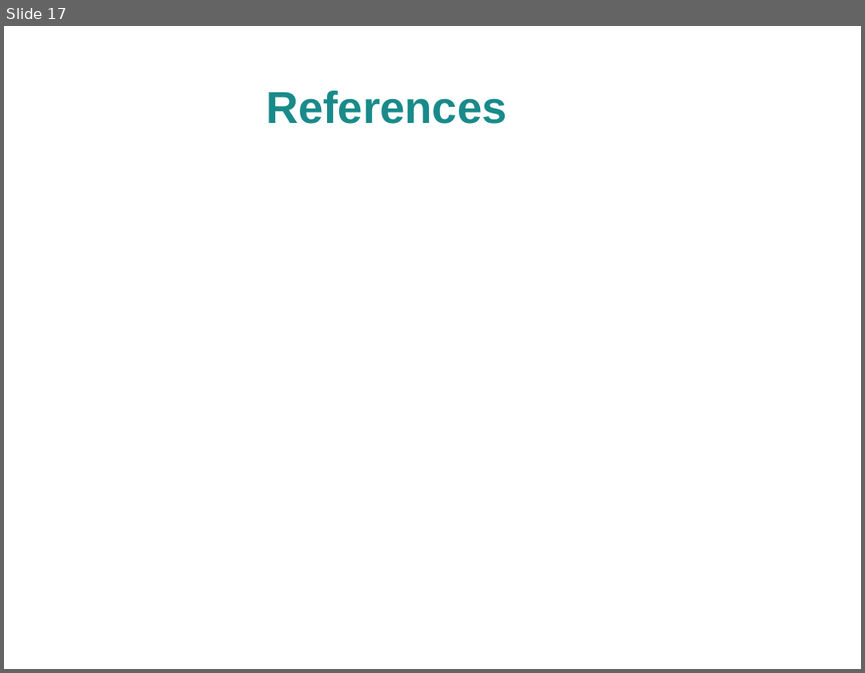
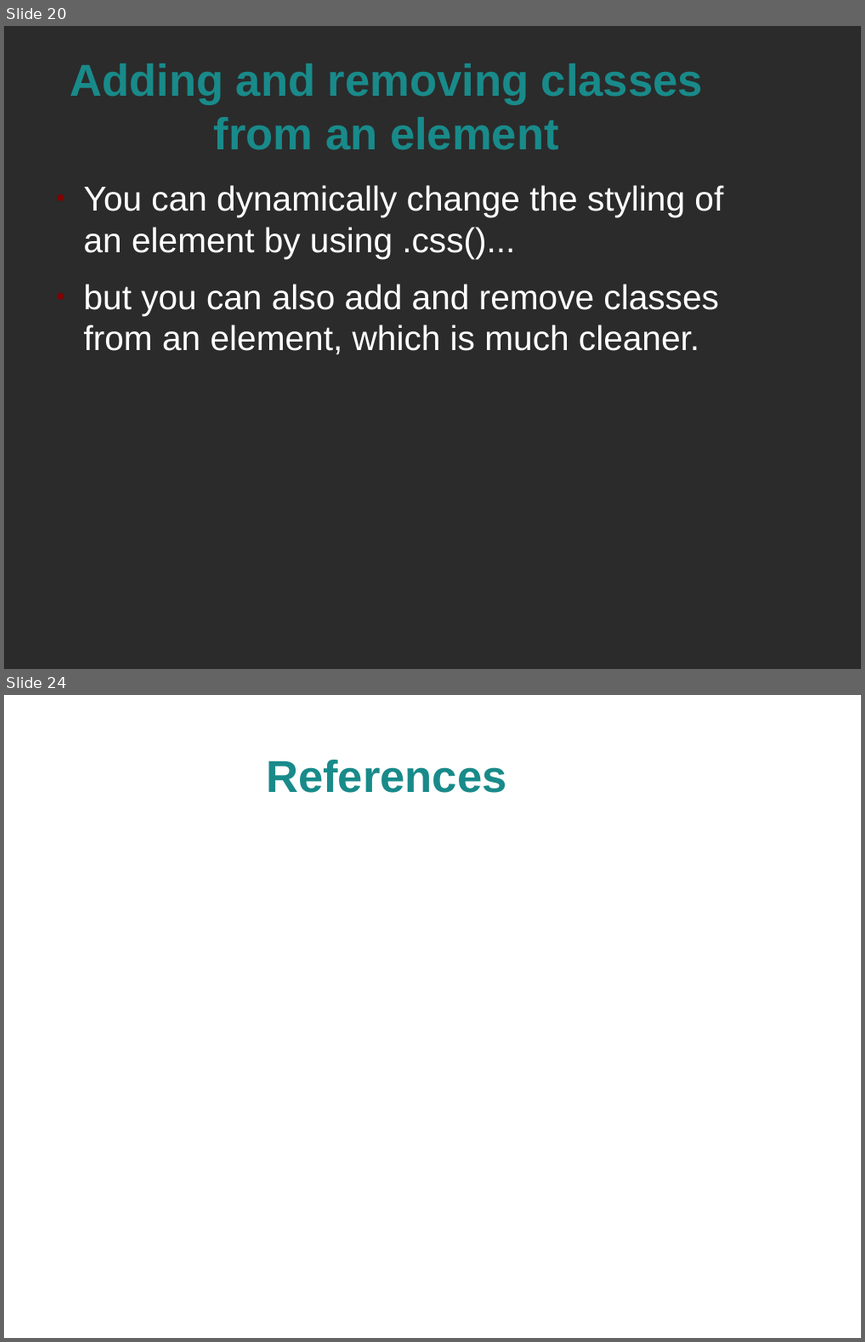
Before and after one commit to spellbindguy/Web-Development, a slide deck: Lectures/07 JavaScript/jQuery.odp. Shown one above the other, each under a label of ours: slide 17 before the commit, slides 20 and 24 after it; the slides between them are not shown. The pictures are 865x673 and 865x1342 pixels, drawn with LibreOffice and Linux fonts; fonts in the diff are those of the drawing; background and template pictures are left out; a plain dark background stands for a picture behind light text. Boxes give left, top, right and bottom in pixels: in the first picture for what was removed or moved away, otherwise in the second. Text is boxed around its words. In the diff, an @@ line names an element or a change of style, - is before the commit and + after.

```diff
--- a/Lectures/07 JavaScript/jQuery.odp
+++ b/Lectures/07 JavaScript/jQuery.odp
@@ slide 20 added at box(4, 26, 861, 669), background picture (left out) @@
@@ title added at box(69, 63, 703, 150), 41.4 pt, text #198A8A, bold @@
+Adding and removing classes from an element
@@ text added at box(84, 185, 723, 355), 32 pt, text #FFFFFF @@
+● You can dynamically change the styling of an element by using .css()...
+● but you can also add and remove classes from an element, which is much cleaner.
@@ what was slide 17 is now slide 24 @@
```
Also in this commit, not shown: 7 slides changed, 6 other slides added, 1 other file.
